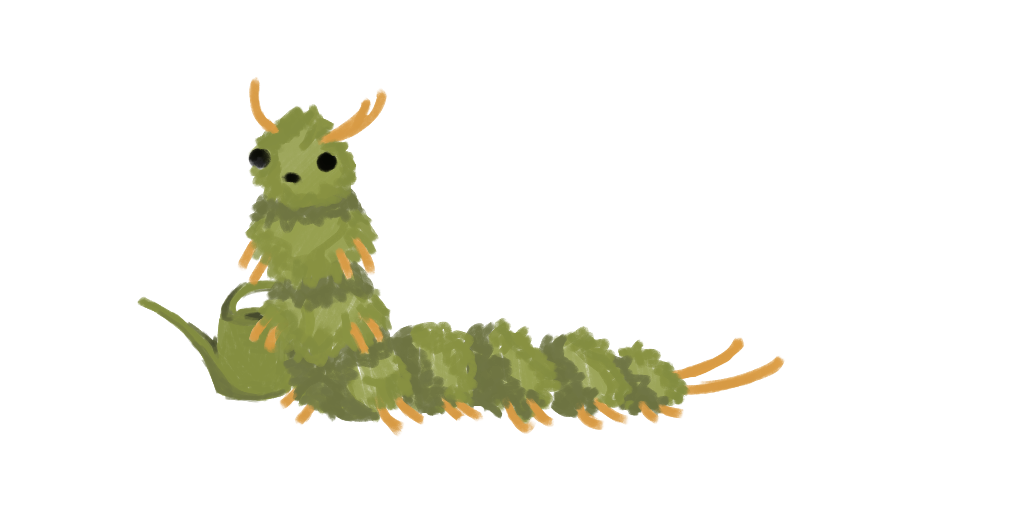
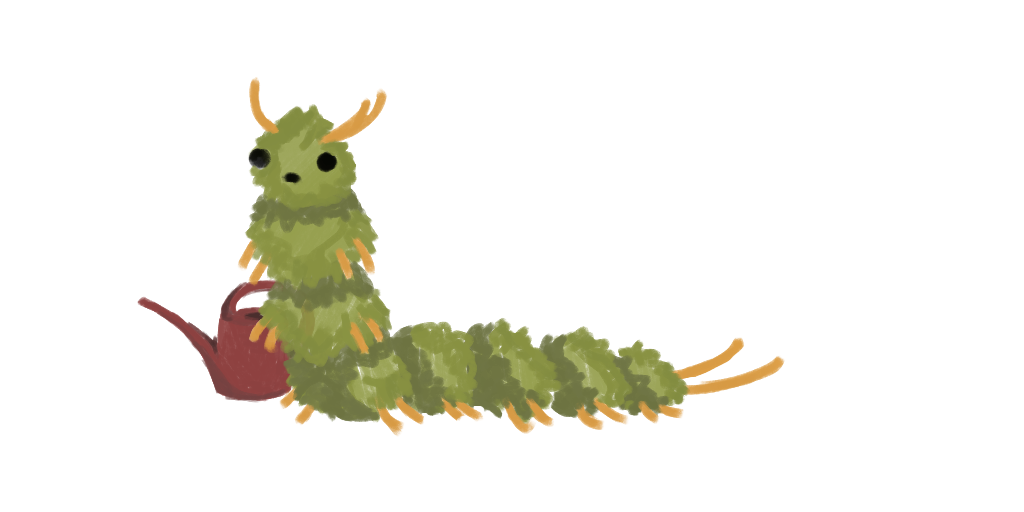
Layer changes from the first 1024 × 512 image to the second:
painted on "Paint Layer 2(pasted)" over [206, 279, 315, 403]
painted on "Paint Layer 3(pasted)" over [137, 279, 315, 403]
